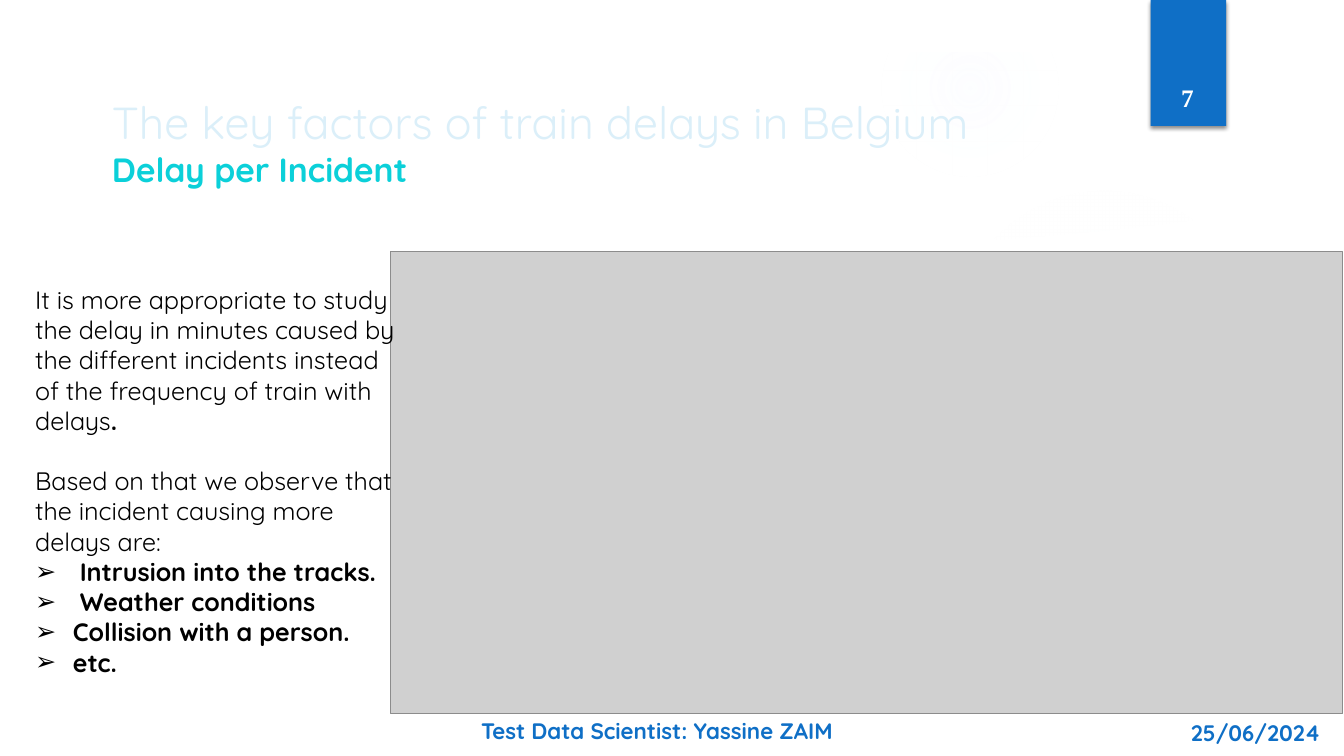
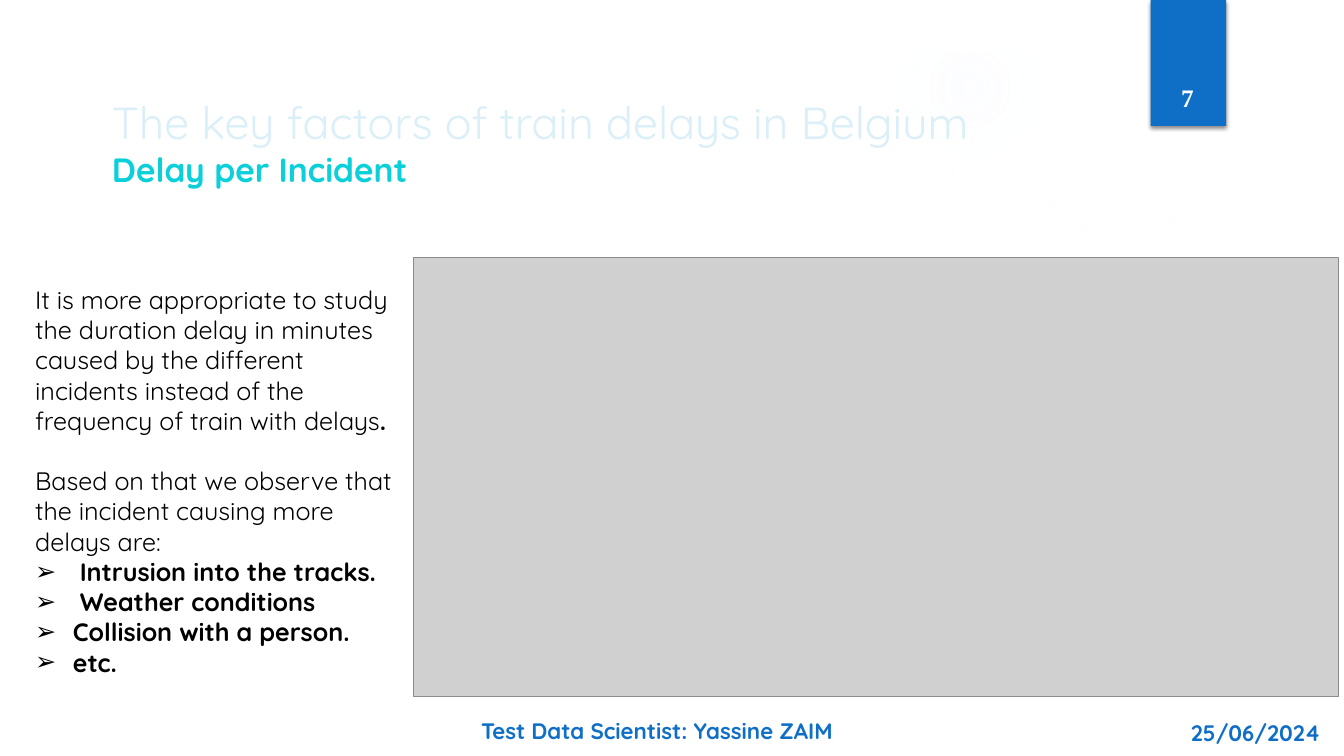
Before and after one commit to ZaimYassine/Ypto-test-Yassine-Zaim, a slide deck: slide 7 of Test_Data_Scientist_Yassine_ZAIM.pptx. Drawn at 1344x756 pixels with LibreOffice and Linux fonts; fonts in the diff are those of the drawing; grey boxes stand for pictures; background and template pictures are left out. Boxes give left, top, right and bottom in pixels: in the first picture for what was removed or moved away, otherwise in the second. Text is boxed around its words. In the diff, an @@ line names an element or a change of style, - is before the commit and + after.

```diff
--- a/Test_Data_Scientist_Yassine_ZAIM.pptx
+++ b/Test_Data_Scientist_Yassine_ZAIM.pptx
@@ picture: place and size @@
-picture at bbox=[391, 252, 1344, 714]
+picture at bbox=[414, 257, 1339, 697]
@@ text at bbox=[35, 290, 387, 435]: text changed @@
-It is more appropriate to study the delay in minutes caused by the different incidents instead of the frequency of train with delays.
+It is more appropriate to study the duration delay in minutes caused by the different incidents instead of the frequency of train with delays.
```
Also in this commit, not shown: 11 other slides changed, 1 slide added, 2 other files.
